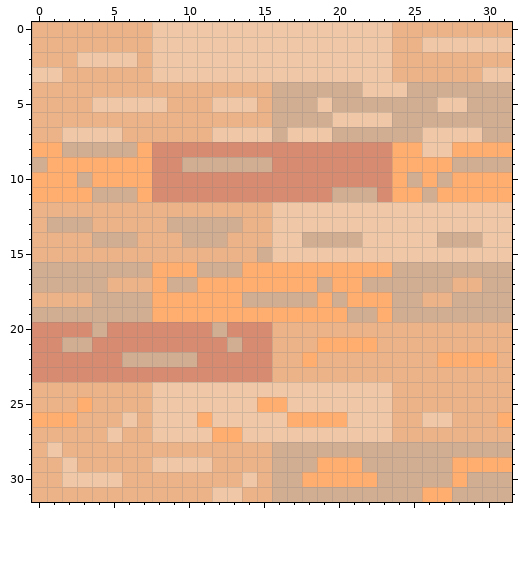
Pixel-art file: src/oberflaeche_leimholz_hell_rundung.aseprite. This is how it looked before the edit.
32x32 pixels, 1 frame.
New version:
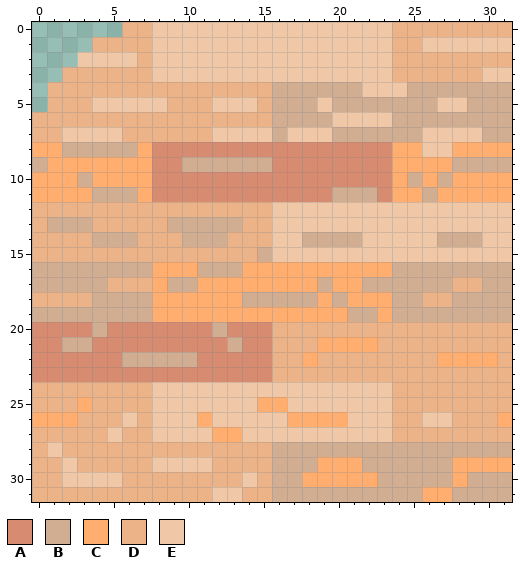
Palette (. is transparent): A #d78b70  B #d1ae92  C #ffae70  D #ecb388  E #f0c7a7
Edits made:
Changed rows in their new state; - is an unchanged pixel.
first column x 0:
 0 ......
 1 ....--
 2 ...---
 3 ..----
 4 .-----
 5 .-----
Boxes around the changes in both pictures, in picture pixels (x1, y1, x2, y2):
erased: (32, 22, 122, 112)
